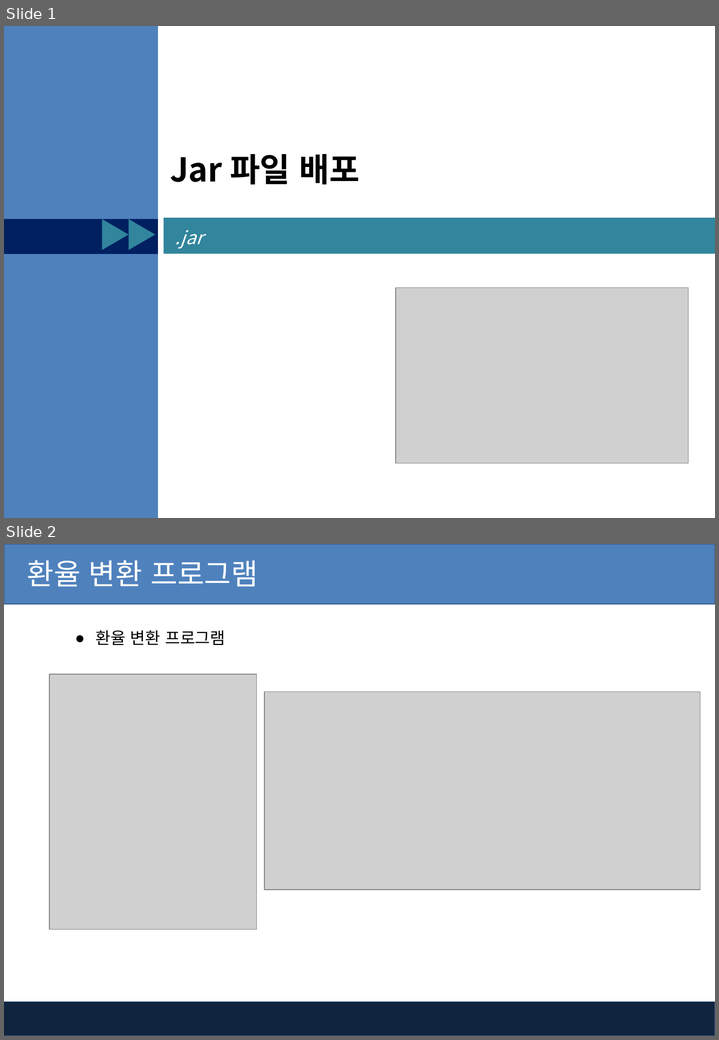
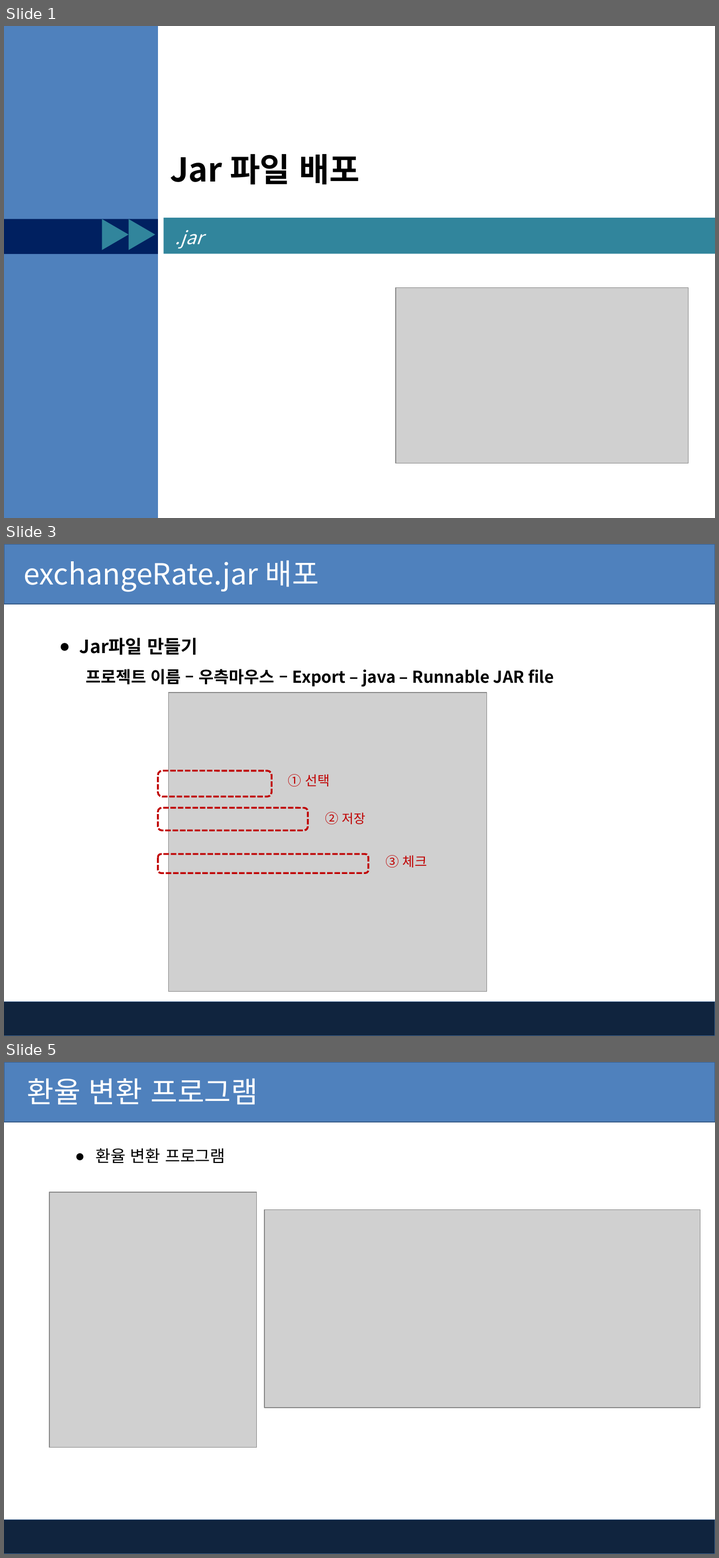
Before and after one commit to kiyongee2/green_project_web, a slide deck: java_ppt/Jar 파일 배포.pptx. Shown one above the other, each under a label of ours: slides 1 and 2 before the commit, slides 1, 3 and 5 after it; the slides between them are not shown. The pictures are 719x1040 and 719x1558 pixels, drawn with LibreOffice and Linux fonts; fonts in the diff are those of the drawing; grey boxes stand for pictures; background and template pictures are left out. Boxes give left, top, right and bottom in pixels: in the first picture for what was removed or moved away, otherwise in the second. Text is boxed around its words. In the diff, an @@ line names an element or a change of style, - is before the commit and + after.

```diff
--- a/java_ppt/Jar 파일 배포.pptx
+++ b/java_ppt/Jar 파일 배포.pptx
@@ slide 3 added at <box>4,544,715,1036</box>, background #FFFFFF; not listed: 2 template elements that a slide beside it also shows @@
@@ title added at <box>23,560,318,592</box>, 32 pt, text #FFFFFF @@
+exchangeRate.jar 배포
@@ text added at <box>80,637,554,687</box>, 18 pt, text #000000, bold @@
+● Jar파일 만들기
+  프로젝트 이름 – 우측마우스 – Export – java – Runnable JAR file
@@ group added at <box>158,692,487,992</box>: 3 rounded rectangles, 3 texts, 1 picture @@
+② 저장
+③ 체크
+① 선택
@@ what was slide 2 is now slide 5 @@
```
Also in this commit, not shown: 2 slides changed, 3 other files.
